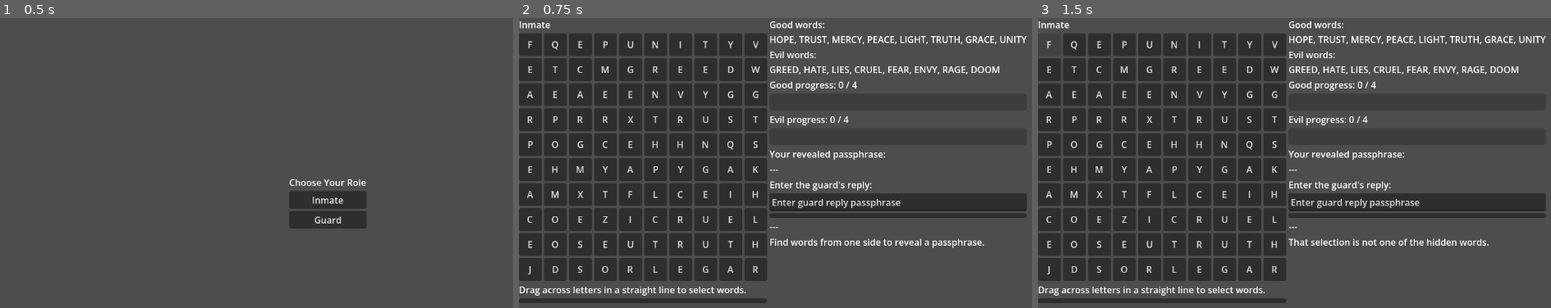
Above: before the commit, frames 1-3 (left to right).
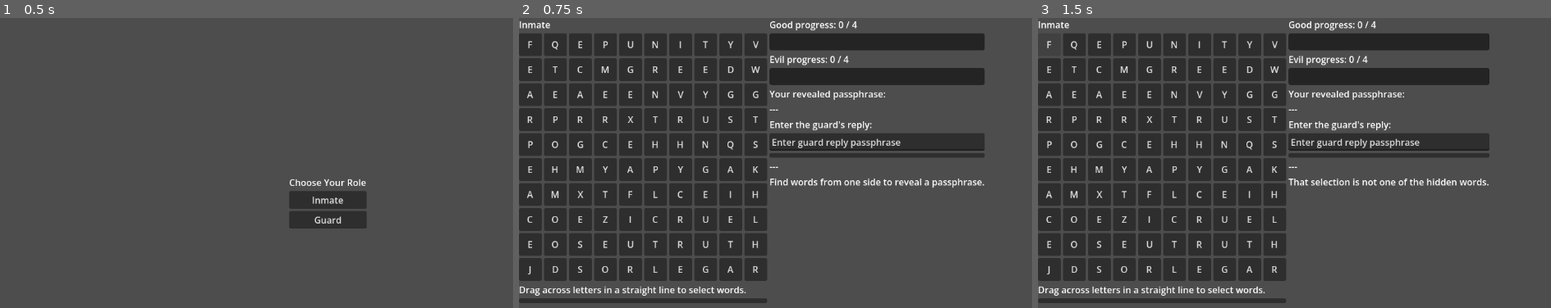
Above: after the commit, the same moments.

Repository: memjamim/PrisonGame
Game: Godot game, scene res://scenes/MainMenu.tscn
The game is run twice, just before and just after one commit, with the same random seed, the same clock (stepped at 60 frames per second) and the same inputs.
Inputs:
- Up to frame 1 (0.5 s): no input
- Up to frame 2 (0.75 s): click "Inmate" at 0.5 s
- Up to frame 3 (1.5 s): click "F" at 1.25 s

Frame 1 is identical in both runs. In frame 2, 13% of the frame differs, in the area x 48-100%, y 1-80%; in frame 3, 13%.

Commit message:
Updated color and passphrases

Diff:
--- a/prison-game-project-folder/autoload/GameState.gd
+++ b/prison-game-project-folder/autoload/GameState.gd
@@ -15,11 +15,11 @@
 const GOOD_TARGET := 4
 const EVIL_TARGET := 4
 
-const INMATE_GOOD_PASSPHRASE := "SUNLIT-THREAD"
-const INMATE_EVIL_PASSPHRASE := "BLACK-KEY"
+const INMATE_GOOD_PASSPHRASE := "SUNLIGHT"
+const INMATE_EVIL_PASSPHRASE := "SHADOW"
 
-const GUARD_REPLY_FOR_GOOD := "WHITE-GATE"
-const GUARD_REPLY_FOR_EVIL := "RED-GATE"
+const GUARD_REPLY_FOR_GOOD := "KEYTURN"
+const GUARD_REPLY_FOR_EVIL := "LOCKPAST"
 
 var chosen_alignment: String = ""   # "good" or "evil"
 var inmate_phrase_revealed: String = ""
--- a/prison-game-project-folder/scripts/InmateScreen.gd
+++ b/prison-game-project-folder/scripts/InmateScreen.gd
@@ -3,8 +3,10 @@
 const LetterCellScene := preload("res://scenes/LetterCell.tscn")
 
 @onready var puzzle_grid: GridContainer = $MarginContainer/HBoxContainer/VBoxContainer/PuzzleGrid
+
 @onready var good_words_label: Label = $MarginContainer/HBoxContainer/VBoxContainer2/GoodWordsLabel
 @onready var evil_words_label: Label = $MarginContainer/HBoxContainer/VBoxContainer2/EvilWordsLabel
+
 @onready var good_progress_text: Label = $MarginContainer/HBoxContainer/VBoxContainer2/GoodProgressText
 @onready var good_bar: ProgressBar = $MarginContainer/HBoxContainer/VBoxContainer2/GoodBar
 @onready var evil_progress_text: Label = $MarginContainer/HBoxContainer/VBoxContainer2/EvilProgressText
@@ -27,6 +29,11 @@
 
 	good_bar.max_value = GameState.GOOD_TARGET
 	evil_bar.max_value = GameState.EVIL_TARGET
+	good_bar.show_percentage = false
+	evil_bar.show_percentage = false
+
+	_apply_bar_styles()
+	_hide_word_lists_from_inmate()
 
 	submit_guard_phrase_button.pressed.connect(_on_submit_guard_phrase_pressed)
 	back_button.pressed.connect(_on_back_pressed)
@@ -34,6 +41,40 @@
 	_generate_board()
 	_build_grid()
 	_refresh_sidebar()
+
+func _apply_bar_styles() -> void:
+	var background := StyleBoxFlat.new()
+	background.bg_color = Color(0.14, 0.14, 0.14, 1.0)
+	background.corner_radius_top_left = 4
+	background.corner_radius_top_right = 4
+	background.corner_radius_bottom_left = 4
+	background.corner_radius_bottom_right = 4
+
+	var good_fill := StyleBoxFlat.new()
+	good_fill.bg_color = Color(0.25, 0.78, 0.35, 1.0)
+	good_fill.corner_radius_top_left = 4
+	good_fill.corner_radius_top_right = 4
+	good_fill.corner_radius_bottom_left = 4
+	good_fill.corner_radius_bottom_right = 4
+
+	var evil_fill := StyleBoxFlat.new()
+	evil_fill.bg_color = Color(0.85, 0.25, 0.25, 1.0)
+	evil_fill.corner_radius_top_left = 4
+	evil_fill.corner_radius_top_right = 4
+	evil_fill.corner_radius_bottom_left = 4
+	evil_fill.corner_radius_bottom_right = 4
+
+	good_bar.add_theme_stylebox_override("background", background)
+	evil_bar.add_theme_stylebox_override("background", background)
+
+	good_bar.add_theme_stylebox_override("fill", good_fill)
+	evil_bar.add_theme_stylebox_override("fill", evil_fill)
+
+func _hide_word_lists_from_inmate() -> void:
+	if is_instance_valid(good_words_label):
+		good_words_label.visible = false
+	if is_instance_valid(evil_words_label):
+		evil_words_label.visible = false
 
 func _generate_board() -> void:
 	board.clear()
@@ -203,25 +244,26 @@
 func _try_register_word(word: String) -> bool:
 	if word in GameState.GOOD_WORDS and not (word in GameState.found_good):
 		GameState.found_good.append(word)
-		_mark_current_path_found()
-		status_label.text = "Good word found: %s" % word
+		_mark_current_path_found("good")
+		status_label.text = "Word found."
 		_after_word_found("good")
 		return true
 
 	if word in GameState.EVIL_WORDS and not (word in GameState.found_evil):
 		GameState.found_evil.append(word)
-		_mark_current_path_found()
-		status_label.text = "Evil word found: %s" % word
+		_mark_current_path_found("evil")
+		status_label.text = "Word found."
 		_after_word_found("evil")
 		return true
 
 	return false
 
-func _mark_current_path_found() -> void:
+func _mark_current_path_found(alignment: String) -> void:
 	for pos in drag_path:
 		var cell = cells[pos.y][pos.x]
 		cell.is_found = true
 		cell.is_selected = false
+		cell.found_alignment = alignment
 		cell.refresh_visual()
 
 func _after_word_found(alignment: String) -> void:
@@ -239,9 +281,6 @@
 	_refresh_sidebar()
 
 func _refresh_sidebar() -> void:
-	good_words_label.text = "Good words:\n" + ", ".join(GameState.GOOD_WORDS)
-	evil_words_label.text = "Evil words:\n" + ", ".join(GameState.EVIL_WORDS)
-
 	good_bar.value = GameState.found_good.size()
 	evil_bar.value = GameState.found_evil.size()
 
--- a/prison-game-project-folder/scripts/LetterCell.gd
+++ b/prison-game-project-folder/scripts/LetterCell.gd
@@ -6,8 +6,10 @@
 
 var row: int = -1
 var col: int = -1
+
 var is_found: bool = false
 var is_selected: bool = false
+var found_alignment: String = ""   # "", "good", "evil"
 
 func setup(letter: String, p_row: int, p_col: int) -> void:
 	text = letter
@@ -31,8 +33,14 @@
 
 func refresh_visual() -> void:
 	if is_found:
-		modulate = Color(0.6, 1.0, 0.6)
+		match found_alignment:
+			"good":
+				modulate = Color(0.60, 1.00, 0.60) # green
+			"evil":
+				modulate = Color(1.00, 0.55, 0.55) # red
+			_:
+				modulate = Color(0.85, 0.85, 0.85)
 	elif is_selected:
-		modulate = Color(0.7, 0.85, 1.0)
+		modulate = Color(0.70, 0.85, 1.00) # blue while dragging
 	else:
 		modulate = Color(1, 1, 1)
